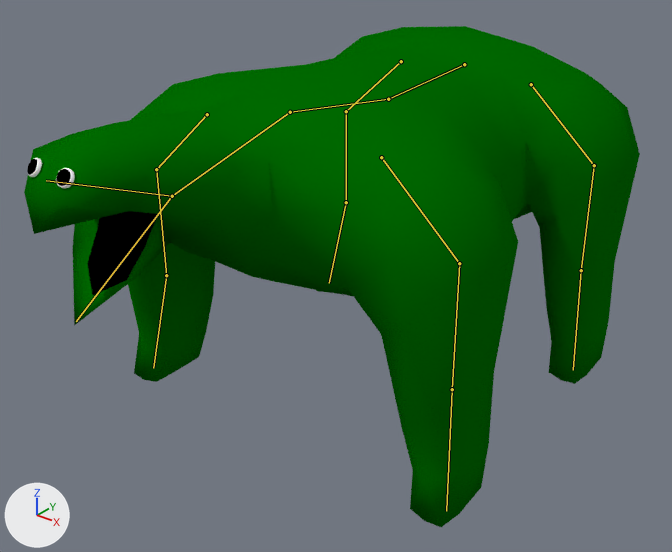
An edit to the Blender file Blend Files/TurtleBear.blend, drawn before and after from the same camera.
The view is the same before and after, from a camera (50 mm lens) standing at (1.84, -2.53, 1.93) and looking at (0.05, -0.29, 0.54). The lights are fixed; the arrows at lower left show +X, +Y and +Z. The bones that bend it are drawn over the model as lines.
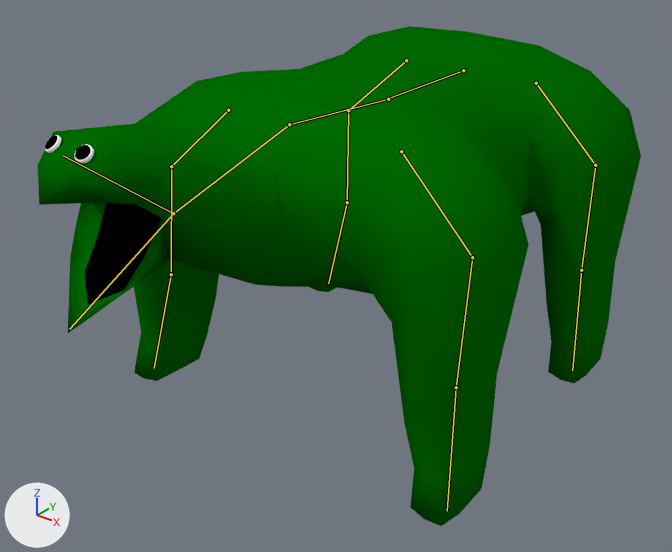
Commit message: Brog idle

The newer file adds an action. The first version stands in its rest pose; the second is drawn at frame 31 of the action 'Idle'.

Changed parts and their boxes (x1, y1, x2, y2) in the pictures (672 x 552 px):
'Cube', posed
    before: (24, 26, 640, 527)
    after: (37, 26, 641, 526)
'Cylinder', posed (6% shorter)
    before: (27, 158, 75, 188)
    after: (45, 135, 94, 163)
bone 'LowSpine', root to tip
    before: (464, 64) to (388, 99)
    after: (463, 70) to (388, 98)
bone 'Hip.L', root to tip
    before: (531, 84) to (594, 165)
    after: (536, 83) to (595, 165)
bone 'BackUpLeg.L', root to tip
    before: (594, 165) to (581, 270)
    after: (595, 165) to (581, 270)
bone 'Hip.R', root to tip
    before: (401, 61) to (346, 111)
    after: (406, 60) to (348, 110)
bone 'BackUpLeg.R', root to tip
    before: (346, 111) to (346, 202)
    after: (348, 110) to (347, 202)
bone 'UpSpine', root to tip
    before: (388, 99) to (290, 112)
    after: (388, 99) to (289, 124)
bone 'Neck', root to tip
    before: (290, 112) to (172, 196)
    after: (289, 124) to (173, 213)
bone 'Head', root to tip
    before: (172, 196) to (46, 180)
    after: (173, 213) to (63, 155)
bone 'Jaw', root to tip
    before: (172, 196) to (76, 321)
    after: (173, 213) to (69, 329)
bone 'Shoulder.L', root to tip
    before: (381, 157) to (459, 263)
    after: (401, 151) to (472, 257)
bone 'FrontLowLeg.L', root to tip
    before: (452, 389) to (446, 511)
    after: (456, 387) to (447, 511)
bone 'Shoulder.R', root to tip
    before: (207, 114) to (156, 169)
    after: (228, 110) to (171, 166)
bone 'FrontLowLeg.R', root to tip
    before: (166, 275) to (153, 368)
    after: (171, 274) to (154, 368)

Patch to the scene script:
```diff
--- a/Blend Files/TurtleBear.blend.py
+++ b/Blend Files/TurtleBear.blend.py
@@ bone_lowspine @@
 bone_lowspine = bpy.data.objects['Armature'].pose.bones['LowSpine']
-bone_lowspine.location = (0.0, 0.0, 0.0)
-bone_lowspine.rotation_quaternion = (1.0, 0.0, 0.0, 0.0)  # degrees (0, 0, 0)
+bone_lowspine.location = (0.0, 0.004, -0.023)
+bone_lowspine.rotation_quaternion = (1.0, 0.026, 0.0, 0.0)  # degrees (3, 0, 0)
@@ bone_hip_l @@
 bone_hip_l = bpy.data.objects['Armature'].pose.bones['Hip.L']  # child of 'LowSpine'
-bone_hip_l.location = (0.0, 0.0, 0.0)
-bone_hip_l.rotation_quaternion = (1.0, 0.0, 0.0, 0.0)  # degrees (0, 0, 0)
+bone_hip_l.location = (-0.017, -0.016, -0.041)
+bone_hip_l.rotation_quaternion = (1.0, 0.012, -0.013, 0.0)  # degrees (1, -1, 0)
@@ bone_backupleg_l @@
 bone_backupleg_l = bpy.data.objects['Armature'].pose.bones['BackUpLeg.L']  # child of 'Hip.L'
-bone_backupleg_l.rotation_quaternion = (1.0, 0.0, 0.0, 0.0)  # degrees (0, 0, 0)
+bone_backupleg_l.rotation_quaternion = (1.0, -0.031, 0.0, 0.0)  # degrees (-4, 0, 0)
@@ bone_hip_r @@
 bone_hip_r = bpy.data.objects['Armature'].pose.bones['Hip.R']  # child of 'LowSpine'
-bone_hip_r.location = (0.0, 0.0, 0.0)
-bone_hip_r.rotation_quaternion = (1.0, 0.0, 0.0, 0.0)  # degrees (0, 0, 0)
+bone_hip_r.location = (0.017, -0.016, -0.041)
+bone_hip_r.rotation_quaternion = (1.0, 0.012, 0.013, 0.0)  # degrees (1, 1, 0)
@@ bone_backupleg_r @@
 bone_backupleg_r = bpy.data.objects['Armature'].pose.bones['BackUpLeg.R']  # child of 'Hip.R'
-bone_backupleg_r.rotation_quaternion = (1.0, 0.0, 0.0, 0.0)  # degrees (0, 0, 0)
+bone_backupleg_r.rotation_quaternion = (1.0, -0.031, 0.0, 0.0)  # degrees (-4, 0, 0)
@@ bone_upspine @@
 bone_upspine = bpy.data.objects['Armature'].pose.bones['UpSpine']
-bone_upspine.rotation_quaternion = (1.0, 0.0, 0.0, 0.0)  # degrees (0, 0, 0)
+bone_upspine.rotation_quaternion = (0.999, 0.037, 0.0, 0.0)  # degrees (4, 0, 0)
@@ bone_neck @@
 bone_neck = bpy.data.objects['Armature'].pose.bones['Neck']  # child of 'UpSpine'
-bone_neck.rotation_quaternion = (1.0, 0.0, 0.0, 0.0)  # degrees (0, 0, 0)
+bone_neck.rotation_quaternion = (1.0, 0.023, 0.0, 0.0)  # degrees (3, 0, 0)
@@ bone_head @@
 bone_head = bpy.data.objects['Armature'].pose.bones['Head']  # child of 'Neck'
-bone_head.rotation_quaternion = (1.0, 0.0, 0.0, 0.0)  # degrees (0, 0, 0)
+bone_head.rotation_quaternion = (0.989, -0.15, 0.0, 0.0)  # degrees (-17, 0, 0)
@@ bone_jaw @@
 bone_jaw = bpy.data.objects['Armature'].pose.bones['Jaw']  # child of 'Neck'
-bone_jaw.rotation_quaternion = (1.0, 0.0, 0.0, 0.0)  # degrees (0, 0, 0)
+bone_jaw.rotation_quaternion = (0.998, 0.064, 0.0, 0.0)  # degrees (7, 0, 0)
@@ bone_shoulder_l @@
 bone_shoulder_l = bpy.data.objects['Armature'].pose.bones['Shoulder.L']  # child of 'UpSpine'
-bone_shoulder_l.location = (0.0, 0.0, 0.0)
-bone_shoulder_l.rotation_quaternion = (1.0, 0.0, 0.0, 0.0)  # degrees (0, 0, 0)
+bone_shoulder_l.location = (-0.017, -0.016, -0.1)
+bone_shoulder_l.rotation_quaternion = (0.996, 0.064, -0.07, 0.0)  # degrees (7, -8, -1)
@@ bone_frontlowleg_l @@
 bone_frontlowleg_l = bpy.data.objects['Armature'].pose.bones['FrontLowLeg.L']  # child of 'FrontUpLeg.L'
-bone_frontlowleg_l.rotation_quaternion = (1.0, 0.0, 0.0, 0.0)  # degrees (0, 0, 0)
+bone_frontlowleg_l.rotation_quaternion = (0.999, -0.032, 0.004, -0.001)  # degrees (-4, 0, 0)
@@ bone_shoulder_r @@
 bone_shoulder_r = bpy.data.objects['Armature'].pose.bones['Shoulder.R']  # child of 'UpSpine'
-bone_shoulder_r.location = (0.0, 0.0, 0.0)
-bone_shoulder_r.rotation_quaternion = (1.0, 0.0, 0.0, 0.0)  # degrees (0, 0, 0)
+bone_shoulder_r.location = (0.017, -0.016, -0.1)
+bone_shoulder_r.rotation_quaternion = (0.996, 0.064, 0.07, 0.0)  # degrees (7, 8, 1)
@@ bone_frontlowleg_r @@
 bone_frontlowleg_r = bpy.data.objects['Armature'].pose.bones['FrontLowLeg.R']  # child of 'FrontUpLeg.R'
-bone_frontlowleg_r.rotation_quaternion = (1.0, 0.0, 0.0, 0.0)  # degrees (0, 0, 0)
+bone_frontlowleg_r.rotation_quaternion = (0.999, -0.032, -0.004, 0.001)  # degrees (-4, 0, 0)
```
